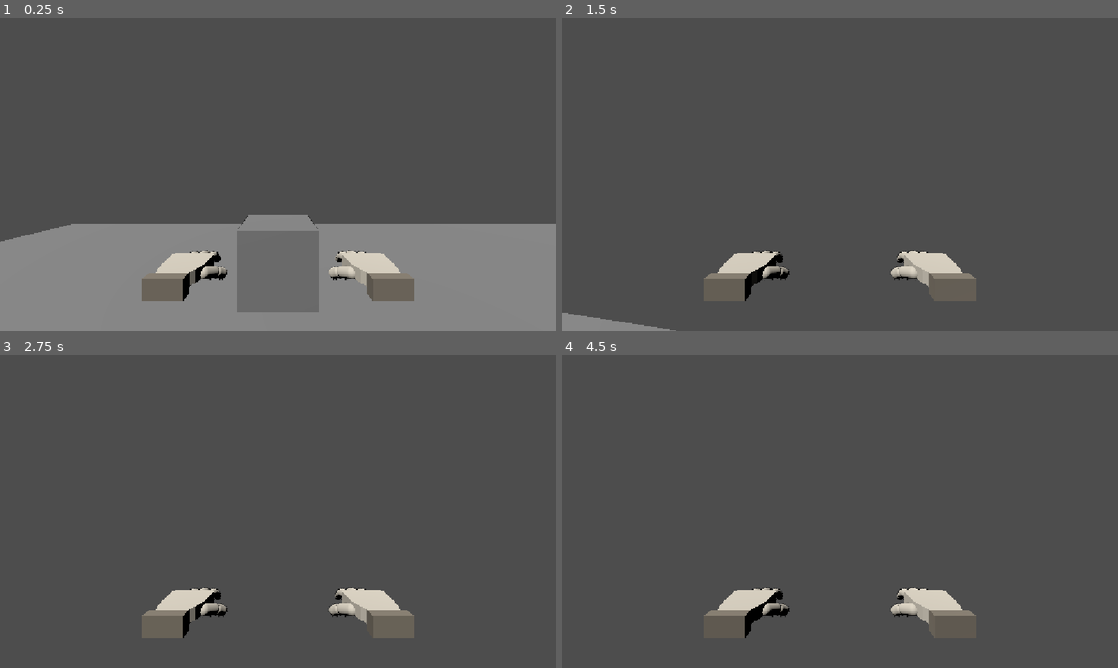
Above: before the commit, frames 1-4 (two rows, left to right).
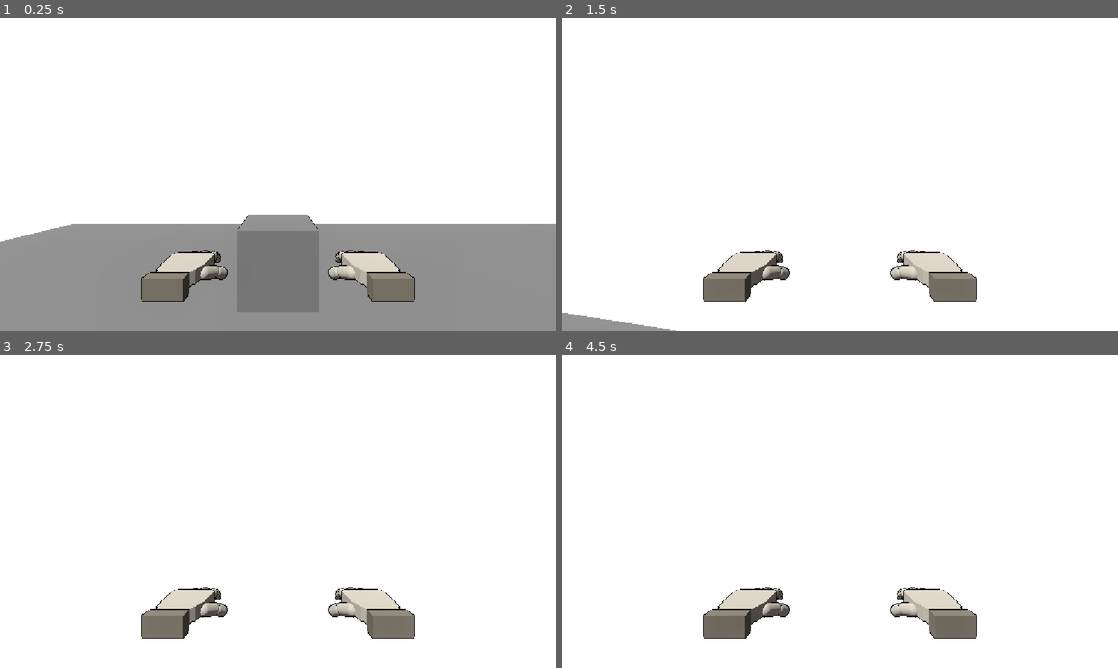
Above: after the commit, the same moments.

Repository: greedisfaust/fowl-play-project
Game: Godot game, scene res://arena/test_arena.tscn
The game is run twice, just before and just after one commit, with the same random seed, the same clock (stepped at 60 frames per second) and the same inputs.
Inputs (mouse positions are in pixels of both pictures, inside the frame that each line leads up to):
- Up to frame 1 (0.25 s): no input
- Up to frame 2 (1.5 s): tap Enter at 0.5 s; move the mouse to (867, 174) at 0.52 s; hold E (interact) 0.53-1.28 s; hold W (move_forward) from 0.53 s (still down); tap Space (jump) at 0.77 s; move the mouse to (812, 174) at 1.27 s; tap E (interact) at 1.35 s
- Up to frame 3 (2.75 s): keep holding W (move_forward); tap Space (jump) at 1.52, 2 s; move the mouse to (289, 505) at 2.02 s; press the mouse at (289, 505) at 2.03 s; tap E (interact) at 2.3 s
- Up to frame 4 (4.5 s): keep holding W (move_forward); tap Enter at 2.75, 4.25 s; move the mouse to (834, 517) at 2.77 s; release the mouse at (834, 517) at 2.78 s; tap Q (punch) at 2.85 s; tap Space (jump) at 3.02, 3.5, 3.77 s; tap E (interact) at 3.05, 4.35 s; move the mouse to (878, 514) at 3.52 s; hold E (interact) 3.53-4.28 s; move the mouse to (795, 508) at 4.27 s

The runs differ from the first frame. In frame 1, 66% of the frame differs, in the area x 0-100%, y 0-91%; in frame 2, 97%; in frame 3, 97%; in frame 4, 97%, in the area x 0-100%, y 0-100%.

Commit message:
feat: enable scene glow for interactable bloom

Diff:
--- a/fowl-play/arena/test_arena.tscn
+++ b/fowl-play/arena/test_arena.tscn
@@ -37,8 +37,21 @@
 [sub_resource type="CapsuleShape3D" id="CapsuleShape3D_57qmd"]
 radius = 0.35
 
+[sub_resource type="Environment" id="Environment_interaction_glow"]
+glow_enabled = true
+glow_intensity = 0.8
+glow_strength = 1.2
+glow_bloom = 0.12
+glow_blend_mode = 1
+glow_hdr_threshold = 1.0
+glow_hdr_scale = 2.0
+glow_levels = PackedByteArray(1, 1, 1, 0, 0, 0, 0)
+
 [node name="TestArena" type="Node3D" unique_id=2059650083]
 script = ExtResource("1_555b8")
+
+[node name="WorldEnvironment" type="WorldEnvironment" parent="."]
+environment = SubResource("Environment_interaction_glow")
 
 [node name="World" type="StaticBody3D" parent="." unique_id=865268742]
 
--- a/fowl-play/interaction/interactable.gd
+++ b/fowl-play/interaction/interactable.gd
@@ -15,7 +15,7 @@
 const FOCUSED_OUTLINE_COLOR: Color = Color(1.0, 0.72, 0.18, 1.0)
 const IDLE_OUTLINE_WIDTH: float = 0.008
 const FOCUSED_OUTLINE_WIDTH: float = 0.018
-const FOCUSED_GLOW_STRENGTH: float = 0.65
+const FOCUSED_GLOW_STRENGTH: float = 1.8
 const TRANSITION_SECONDS: float = 0.18
 
 @export var kind: InteractionKind = InteractionKind.USE
--- a/fowl-play/interaction/interactable_outline.gdshader
+++ b/fowl-play/interaction/interactable_outline.gdshader
@@ -3,17 +3,13 @@
 
 uniform vec4 outline_color : source_color = vec4(0.015, 0.015, 0.02, 1.0);
 uniform float outline_width : hint_range(0.001, 0.05, 0.001) = 0.008;
-uniform float glow_strength : hint_range(0.0, 2.0, 0.01) = 0.0;
-uniform float halo_softness : hint_range(0.05, 0.8, 0.01) = 0.32;
+uniform float glow_strength : hint_range(0.0, 3.0, 0.01) = 0.0;
 
 void vertex() {
 	VERTEX += NORMAL * outline_width;
 }
 
 void fragment() {
-	float view_facing = abs(dot(normalize(NORMAL), normalize(VIEW)));
-	float halo_edge = 1.0 - smoothstep(0.0, halo_softness, view_facing);
 	ALBEDO = outline_color.rgb;
 	EMISSION = outline_color.rgb * glow_strength;
-	ALPHA = halo_edge;
 }
Not shown, changed: docs/DEBUG.md
Not shown, changed: docs/PROJECT_STATE.md
